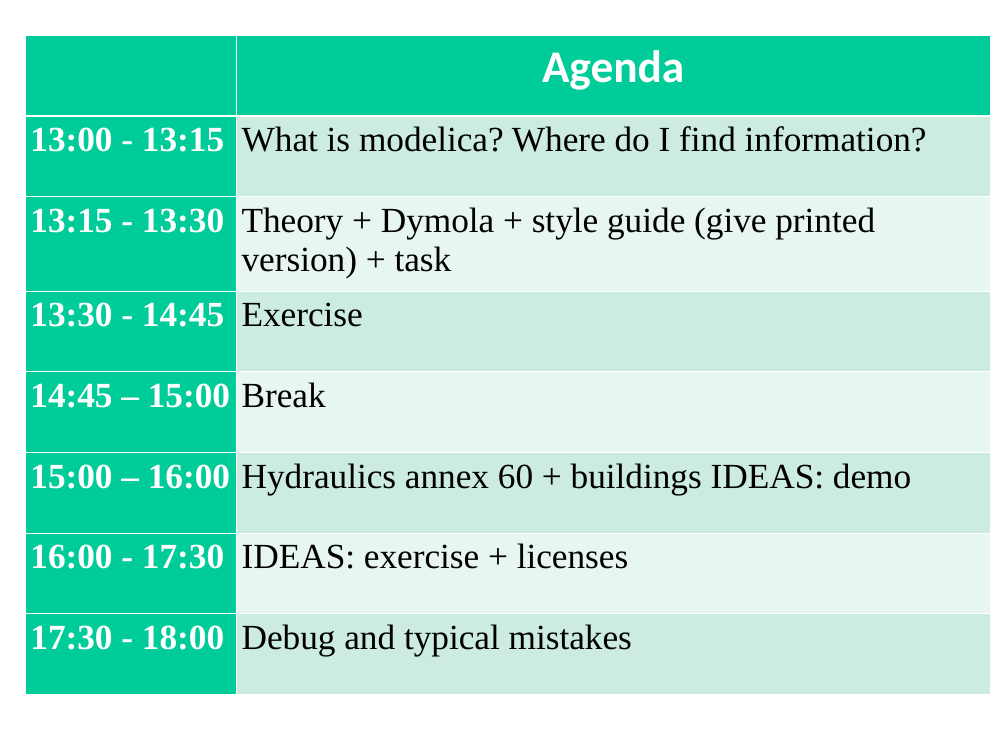
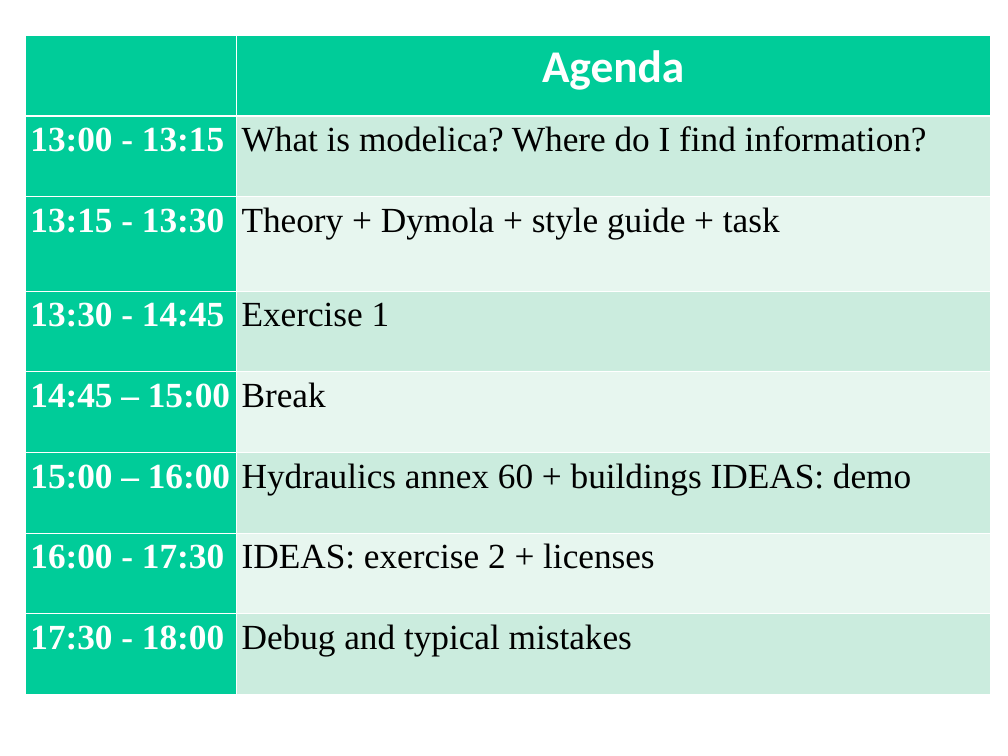
Before and after one commit to open-ideas/__CrashCourse__, a slide deck: slide 3 of Slides/CrashCourse_2015_CP_DP.ppt. Drawn at 1008x756 pixels with LibreOffice and Linux fonts; fonts in the diff are those of the drawing. Boxes give left, top, right and bottom in pixels: in the first picture for what was removed or moved away, otherwise in the second. Text is boxed around its words. In the diff, an @@ line names an element or a change of style, - is before the commit and + after.

Commit message:
update task

```diff
--- a/Slides/CrashCourse_2015_CP_DP.ppt
+++ b/Slides/CrashCourse_2015_CP_DP.ppt
@@ table at (25,35,990,695) @@
-row 3, column 2: Theory + Dymola + style guide (give printed version) + task
+row 3, column 2: Theory + Dymola + style guide + task
-row 4, column 2: Exercise
+row 4, column 2: Exercise 1
-row 7, column 2: IDEAS: exercise + licenses
+row 7, column 2: IDEAS: exercise 2 + licenses
```
Also in this commit, not shown: 12 other files.
